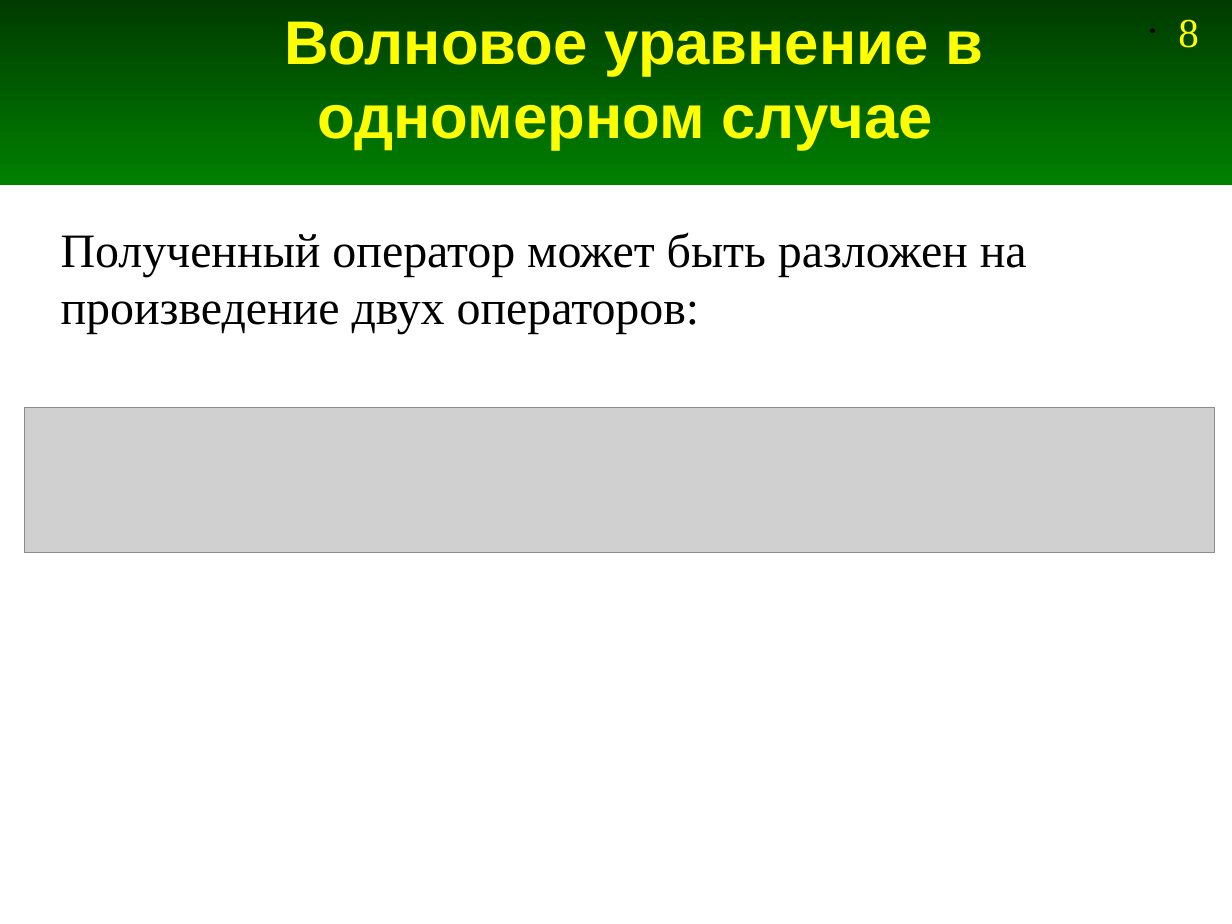
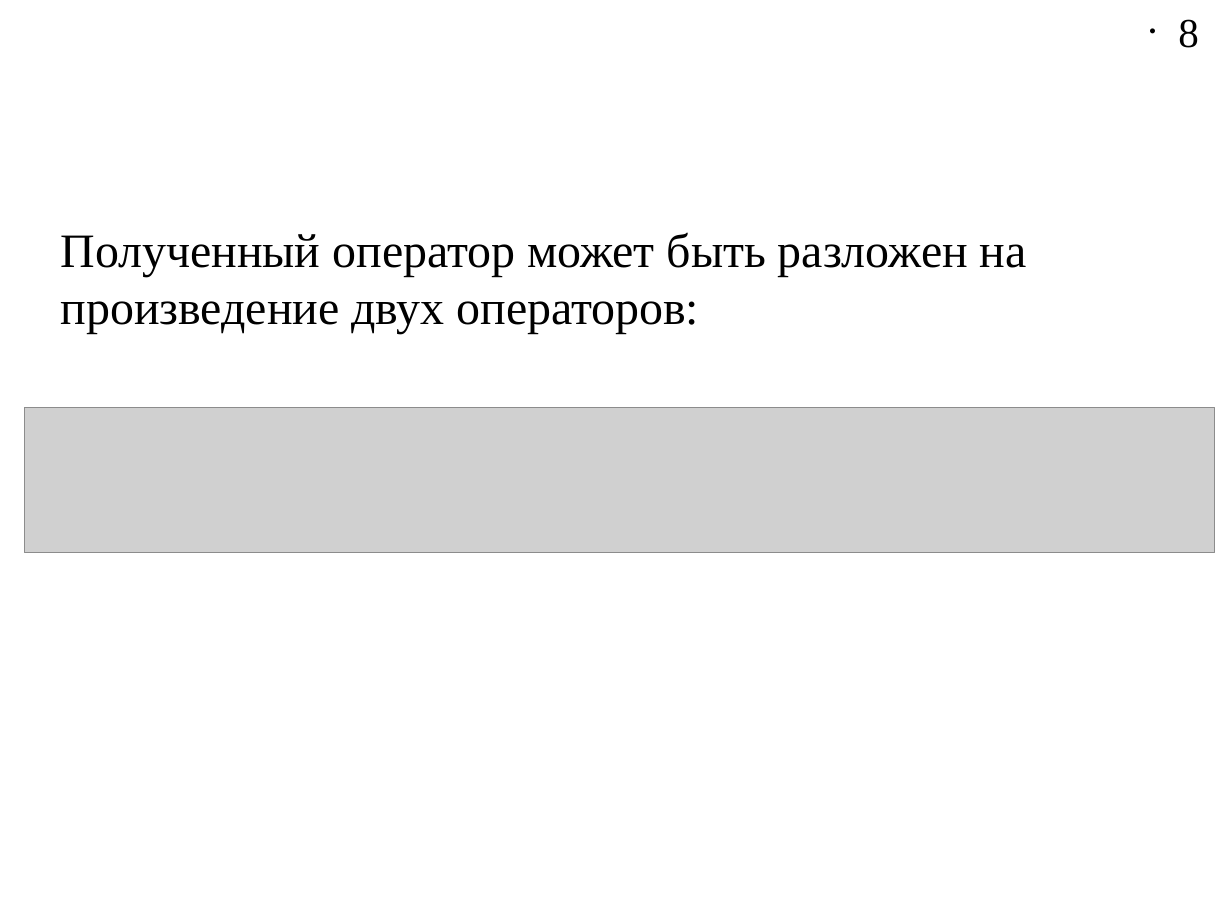
Before and after one commit to Jenyay/modelling, a slide deck: slide 8 of fdtd/presentations/09. FDTD-1D ABC.odp. Drawn at 1232x924 pixels with LibreOffice and Linux fonts; fonts in the diff are those of the drawing; grey boxes stand for pictures. Boxes give left, top, right and bottom in pixels: in the first picture for what was removed or moved away, otherwise in the second. Text is boxed around its words. In the diff, an @@ line names an element or a change of style, - is before the commit and + after.

```diff
--- a/fdtd/presentations/09. FDTD-1D ABC.odp
+++ b/fdtd/presentations/09. FDTD-1D ABC.odp
@@ rectangle removed at box(0, 0, 1232, 185) @@
@@ title removed at box(284, 21, 983, 150) @@
-Волновое уравнение в одномерном случае
@@ page number at box(1178, 19, 1199, 48): text colour #FFFF00 to #000000 @@
```
Also in this commit, not shown: 14 other slides changed, 4 slides added, 4 slides removed, 3 other files.
